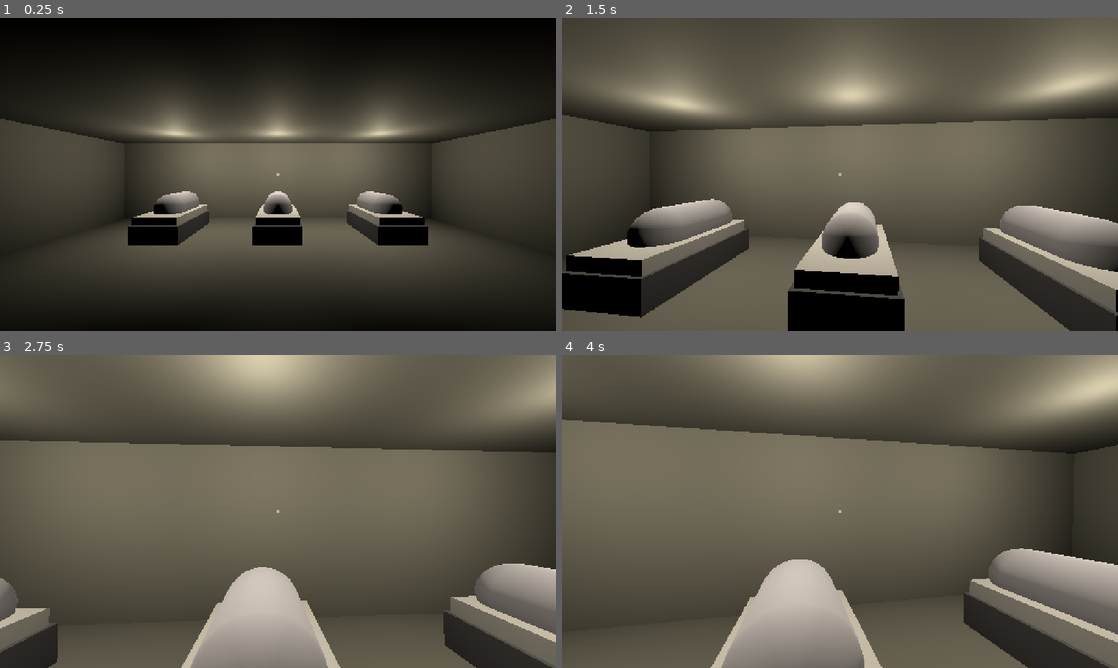
Above: before the commit, frames 1-4 (two rows, left to right).
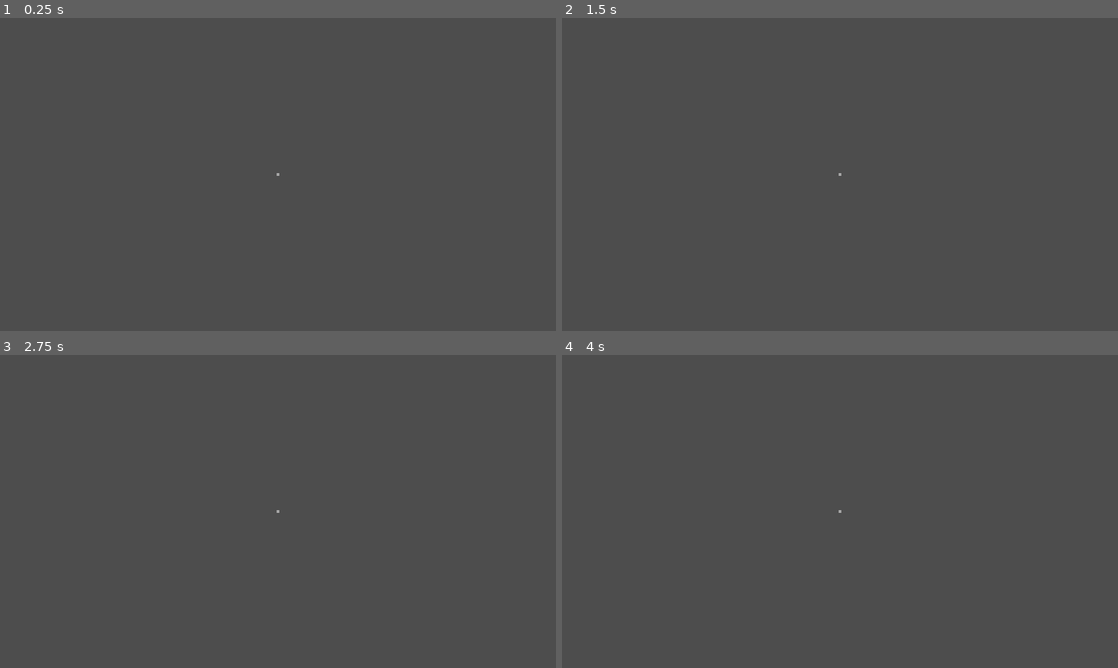
Above: after the commit, the same moments.

Repository: studioboredgames/Ward-9
Game: Godot game, scene res://scenes/main.tscn
Two runs of this game, one before a commit and one after it. Both use one fixed random seed, a clock stepped at 60 frames per second and the inputs below.
Inputs (mouse positions are in pixels of both pictures, inside the frame that each line leads up to):
- Up to frame 1 (0.25 s): no input
- Up to frame 2 (1.5 s): tap Enter at 0.5 s; move the mouse to (867, 174) at 0.52 s; hold W (move_forward) from 0.53 s (still down); move the mouse to (812, 174) at 1.27 s
- Up to frame 3 (2.75 s): keep holding W (move_forward); move the mouse to (289, 505) at 2.02 s
- Up to frame 4 (4 s): keep holding W (move_forward); tap Space at 2.75 s; move the mouse to (834, 517) at 2.77 s; tap Enter at 3.5 s; move the mouse to (878, 514) at 3.52 s

The runs differ from the first frame. In frame 1, 79% of the frame differs, in the area x 0-100%, y 0-100%; in frame 2, 59%; in frame 3, 54%; in frame 4, 60%.

Commit message:
feat: expanded ward layout and refined materials

Diff:
--- a/scenes/main.tscn
+++ b/scenes/main.tscn
@@ -1,73 +1,88 @@
-[gd_scene load_steps=11 format=3 uid="uid://main"]
+[gd_scene format=3 uid="uid://main"]
 
-[ext_resource type="Script" path="res://scripts/game_manager.gd" id="1_gm"]
-[ext_resource type="Script" path="res://scripts/phase_manager.gd" id="2_pm"]
-[ext_resource type="Script" path="res://scripts/entities/anomaly_manager.gd" id="3_am"]
-[ext_resource type="Script" path="res://scripts/entities/evaluation_manager.gd" id="4_em"]
-[ext_resource type="Script" path="res://scripts/systems/event_manager.gd" id="5_ev"]
-[ext_resource type="Script" path="res://scripts/ui/decision_ui.gd" id="6_ui"]
-[ext_resource type="Script" path="res://scripts/player/player_controller.gd" id="7_pc"]
-[ext_resource type="Script" path="res://scripts/player/interaction_system.gd" id="8_is"]
+[ext_resource type="Script" uid="uid://u63h0oafg6ca" path="res://scripts/game_manager.gd" id="1_gm"]
+[ext_resource type="Script" uid="uid://cnph7oklmld8q" path="res://scripts/phase_manager.gd" id="2_pm"]
+[ext_resource type="Script" uid="uid://gef57to302xk" path="res://scripts/entities/anomaly_manager.gd" id="3_am"]
+[ext_resource type="Script" uid="uid://cwql0fppgxl34" path="res://scripts/entities/evaluation_manager.gd" id="4_em"]
+[ext_resource type="Script" uid="uid://btwv4vhdlc6c0" path="res://scripts/systems/event_manager.gd" id="5_ev"]
+[ext_resource type="Script" uid="uid://bviy5e3sfmtkq" path="res://scripts/ui/decision_ui.gd" id="6_ui"]
+[ext_resource type="Script" uid="uid://b0wro73khc5jr" path="res://scripts/player/player_controller.gd" id="7_pc"]
+[ext_resource type="Script" uid="uid://inw62jexa77s" path="res://scripts/player/interaction_system.gd" id="8_is"]
 [ext_resource type="PackedScene" uid="uid://ward" path="res://scenes/rooms/ward.tscn" id="9_wd"]
-[ext_resource type="Script" path="res://scripts/entities/psychological_director.gd" id="10_pd"]
-[ext_resource type="Script" path="res://scripts/entities/hallucination_manager.gd" id="11_hm"]
-[ext_resource type="Script" path="res://scripts/entities/behavior_analyzer.gd" id="12_ba"]
-[ext_resource type="Script" path="res://scripts/entities/truth_instability.gd" id="13_ti"]
-[ext_resource type="Script" path="res://scripts/entities/reality_distorter.gd" id="14_rd"]
-[ext_resource type="Script" path="res://scripts/entities/player_model.gd" id="15_plm"]
-[ext_resource type="Script" path="res://scripts/entities/input_distorter.gd" id="16_id"]
+[ext_resource type="Script" uid="uid://dn3db7yho2b4y" path="res://scripts/entities/psychological_director.gd" id="10_pd"]
+[ext_resource type="Script" uid="uid://byrqwsolhfsqq" path="res://scripts/entities/hallucination_manager.gd" id="11_hm"]
+[ext_resource type="Script" uid="uid://biopwl74e6x63" path="res://scripts/entities/behavior_analyzer.gd" id="12_ba"]
+[ext_resource type="Script" uid="uid://dy2f44chsnq1p" path="res://scripts/entities/truth_instability.gd" id="13_ti"]
+[ext_resource type="Script" uid="uid://bpek2tm0git8q" path="res://scripts/entities/reality_distorter.gd" id="14_rd"]
+[ext_resource type="Script" uid="uid://sqmenk4rkmgv" path="res://scripts/entities/player_model.gd" id="15_plm"]
+[ext_resource type="Script" uid="uid://ckal2bpqyae6h" path="res://scripts/entities/input_distorter.gd" id="16_id"]
 
 [sub_resource type="CapsuleShape3D" id="CapsuleShape3D_pl"]
 radius = 0.4
 height = 1.8
 
-[node name="Main" type="Node"]
+[node name="Main" type="Node" unique_id=1440137512]
 script = ExtResource("1_gm")
 
-[node name="PhaseManager" type="Node" parent="."]
+[node name="PhaseManager" type="Node" parent="." unique_id=490726140]
 script = ExtResource("2_pm")
 
-[node name="AnomalyManager" type="Node" parent="."]
+[node name="AnomalyManager" type="Node" parent="." unique_id=1062864534]
 script = ExtResource("3_am")
 
-[node name="EvaluationManager" type="Node" parent="."]
+[node name="EvaluationManager" type="Node" parent="." unique_id=1351012621]
 script = ExtResource("4_em")
 
-[node name="EventManager" type="Node" parent="."]
+[node name="EventManager" type="Node" parent="." unique_id=337131837]
 script = ExtResource("5_ev")
 
-[node name="PsychologicalDirector" type="Node" parent="."]
+[node name="PsychologicalDirector" type="Node" parent="." unique_id=1639476196]
 script = ExtResource("10_pd")
 
-[node name="HallucinationManager" type="Node" parent="."]
+[node name="HallucinationManager" type="Node" parent="." unique_id=401436281]
 script = ExtResource("11_hm")
 
-[node name="BehaviorAnalyzer" type="Node" parent="."]
+[node name="BehaviorAnalyzer" type="Node" parent="." unique_id=1902049776]
 script = ExtResource("12_ba")
 
-[node name="TruthInstability" type="Node" parent="."]
+[node name="TruthInstability" type="Node" parent="." unique_id=1288928399]
 script = ExtResource("13_ti")
 
-[node name="RealityDistorter" type="Node" parent="."]
+[node name="RealityDistorter" type="Node" parent="." unique_id=1786189631]
 script = ExtResource("14_rd")
 
-[node name="PlayerModel" type="Node" parent="."]
+[node name="PlayerModel" type="Node" parent="." unique_id=904364885]
 script = ExtResource("15_plm")
 
-[node name="InputDistorter" type="Node" parent="."]
+[node name="InputDistorter" type="Node" parent="." unique_id=537628474]
 script = ExtResource("16_id")
 
-[node name="AmbientPlayer" type="AudioStreamPlayer" parent="."]
+[node name="AmbientPlayer" type="AudioStreamPlayer" parent="." unique_id=132909958]
 volume_db = -15.0
 autoplay = true
 
-[node name="World" type="Node3D" parent="."]
+[node name="World" type="Node3D" parent="." unique_id=1681413012]
 
-[node name="Ward" parent="World" instance=ExtResource("9_wd")]
+[node name="Ward" parent="World" unique_id=1146479684 instance=ExtResource("9_wd")]
 
-[node name="CanvasLayer" type="CanvasLayer" parent="."]
+[node name="Player" type="CharacterBody3D" parent="World" unique_id=1019382301 groups=["player"]]
+transform = Transform3D(1, 0, 0, 0, 1, 0, 0, 0, 1, 0, 0, 3)
+script = ExtResource("7_pc")
 
-[node name="Crosshair" type="ColorRect" parent="CanvasLayer" groups=["crosshair"]]
+[node name="CollisionShape3D" type="CollisionShape3D" parent="World/Player" unique_id=1654963987]
+transform = Transform3D(1, 0, 0, 0, 1, 0, 0, 0, 1, 0, 0.9, 0)
+shape = SubResource("CapsuleShape3D_pl")
+
+[node name="Camera3D" type="Camera3D" parent="World/Player" unique_id=207640640 groups=["player_camera"]]
+transform = Transform3D(1, 0, 0, 0, 1, 0, 0, 0, 1, 0, 1.7, 0)
+
+[node name="InteractionSystem" type="Node" parent="World/Player" unique_id=1562100742 groups=["interaction_system"]]
+script = ExtResource("8_is")
+camera_path = NodePath("../Camera3D")
+
+[node name="CanvasLayer" type="CanvasLayer" parent="." unique_id=1175305607]
+
+[node name="Crosshair" type="ColorRect" parent="CanvasLayer" unique_id=1823882162 groups=["crosshair"]]
 custom_minimum_size = Vector2(4, 4)
 anchors_preset = 8
 anchor_left = 0.5
@@ -83,7 +98,7 @@
 mouse_filter = 2
 color = Color(1, 1, 1, 0.498039)
 
-[node name="DecisionUI" type="Control" parent="CanvasLayer" groups=["decision_ui"]]
+[node name="DecisionUI" type="Control" parent="CanvasLayer" unique_id=1878326106 groups=["decision_ui"]]
 visible = false
 layout_mode = 3
 anchors_preset = 15
@@ -93,7 +108,7 @@
 grow_vertical = 2
 script = ExtResource("6_ui")
 
-[node name="PromptContainer" type="VBoxContainer" parent="CanvasLayer/DecisionUI"]
+[node name="PromptContainer" type="VBoxContainer" parent="CanvasLayer/DecisionUI" unique_id=53497640]
 layout_mode = 1
 anchors_preset = 8
 anchor_left = 0.5
@@ -107,25 +122,10 @@
 grow_horizontal = 2
 grow_vertical = 2
 
-[node name="AnomalyButton" type="Button" parent="CanvasLayer/DecisionUI/PromptContainer"]
+[node name="AnomalyButton" type="Button" parent="CanvasLayer/DecisionUI/PromptContainer" unique_id=261818176]
 layout_mode = 2
 text = "Something Wrong"
 
-[node name="NormalButton" type="Button" parent="CanvasLayer/DecisionUI/PromptContainer"]
+[node name="NormalButton" type="Button" parent="CanvasLayer/DecisionUI/PromptContainer" unique_id=2143841009]
 layout_mode = 2
 text = "All Normal"
-
-[node name="Player" type="CharacterBody3D" parent="World" groups=["player"]]
-transform = Transform3D(1, 0, 0, 0, 1, 0, 0, 0, 1, 0, 0, 3)
-script = ExtResource("7_pc")
-
-[node name="CollisionShape3D" type="CollisionShape3D" parent="World/Player"]
-transform = Transform3D(1, 0, 0, 0, 1, 0, 0, 0, 1, 0, 0.9, 0)
-shape = SubResource("CapsuleShape3D_pl")
-
-[node name="Camera3D" type="Camera3D" parent="World/Player" groups=["player_camera"]]
-transform = Transform3D(1, 0, 0, 0, 1, 0, 0, 0, 1, 0, 1.7, 0)
-
-[node name="InteractionSystem" type="Node" parent="World/Player" groups=["interaction_system"]]
-script = ExtResource("8_is")
-camera_path = NodePath("../Camera3D")
--- a/scenes/rooms/ward.tscn
+++ b/scenes/rooms/ward.tscn
@@ -12,14 +12,33 @@
 radius = 0.4
 height = 1.8
 
-[sub_resource type="StandardMaterial3D" id="StandardMaterial3D_pt"]
-albedo_color = Color(0.8, 0.8, 0.9, 1)
+[sub_resource type="StandardMaterial3D" id="StandardMaterial3D_floor"]
+albedo_color = Color(0.7, 0.72, 0.75, 1)
+metallic = 0.2
+roughness = 0.1
+
+[sub_resource type="StandardMaterial3D" id="StandardMaterial3D_walls"]
+albedo_color = Color(0.9, 0.92, 0.95, 1)
+metallic = 0.1
+roughness = 0.8
+uv1_scale = Vector3(10, 10, 10)
+
+[sub_resource type="StandardMaterial3D" id="StandardMaterial3D_monitor"]
+albedo_color = Color(0, 0, 0, 1)
+emission_enabled = true
+emission = Color(0, 1, 0, 1)
+emission_energy_multiplier = 2.0
+
+[sub_resource type="StandardMaterial3D" id="StandardMaterial3D_curtain"]
+albedo_color = Color(0.85, 0.87, 0.9, 0.8)
+transparency = 1
 
 [node name="Ward" type="Node3D"]
 
 [node name="Floor" type="CSGBox3D" parent="."]
 use_collision = true
 size = Vector3(12, 0.1, 10)
+material = SubResource("StandardMaterial3D_floor")
 
 [node name="Ceiling" type="CSGBox3D" parent="."]
 transform = Transform3D(1, 0, 0, 0, 1, 0, 0, 0, 1, 0, 3, 0)
@@ -30,21 +49,30 @@
 transform = Transform3D(1, 0, 0, 0, 1, 0, 0, 0, 1, 0, 1.5, -5)
 use_collision = true
 size = Vector3(12, 3, 0.1)
+material = SubResource("StandardMaterial3D_walls")
 
 [node name="Wall_South" type="CSGBox3D" parent="."]
 transform = Transform3D(1, 0, 0, 0, 1, 0, 0, 0, 1, 0, 1.5, 5)
 use_collision = true
 size = Vector3(12, 3, 0.1)
+material = SubResource("StandardMaterial3D_walls")
+
+[node name="Door_Hallway" type="CSGBox3D" parent="Wall_South"]
+transform = Transform3D(1, 0, 0, 0, 1, 0, 0, 0, 1, 0, -0.4, 0)
+operation = 2
+size = Vector3(1.5, 2.2, 0.2)
 
 [node name="Wall_West" type="CSGBox3D" parent="."]
 transform = Transform3D(-4.37114e-08, 0, 1, 0, 1, 0, -1, 0, -4.37114e-08, -6, 1.5, 0)
 use_collision = true
 size = Vector3(10, 3, 0.1)
+material = SubResource("StandardMaterial3D_walls")
 
 [node name="Wall_East" type="CSGBox3D" parent="."]
 transform = Transform3D(-4.37114e-08, 0, 1, 0, 1, 0, -1, 0, -4.37114e-08, 6, 1.5, 0)
 use_collision = true
 size = Vector3(10, 3, 0.1)
+material = SubResource("StandardMaterial3D_walls")
 
 [node name="PatientUnit_A" type="Node3D" parent="."]
 transform = Transform3D(1, 0, 0, 0, 1, 0, 0, 0, 1, -3, 0, -3)
@@ -127,5 +155,45 @@
 
 [node name="BedLight" type="OmniLight3D" parent="PatientUnit_C" groups=["bed_light"]]
 transform = Transform3D(1, 0, 0, 0, 1, 0, 0, 0, 1, 0, 2.5, 0)
-light_color = Color(1, 0.95, 0.8, 1)
+light_color = Color(0.8, 0.9, 1, 1)
 script = ExtResource("3_fl")
+
+# ─── New Spatial Layout ───
+
+[node name="Hallway" type="Node3D" parent="."]
+transform = Transform3D(1, 0, 0, 0, 1, 0, 0, 0, 1, 0, 0, 10)
+
+[node name="Hall_Floor" type="CSGBox3D" parent="Hallway"]
+use_collision = true
+size = Vector3(3, 0.1, 10)
+material = SubResource("StandardMaterial3D_floor")
+
+[node name="Hall_Wall_L" type="CSGBox3D" parent="Hallway"]
+transform = Transform3D(1, 0, 0, 0, 1, 0, 0, 0, 1, -1.5, 1.5, 0)
+use_collision = true
+size = Vector3(0.1, 3, 10)
+material = SubResource("StandardMaterial3D_walls")
+
+[node name="Hall_Wall_R" type="CSGBox3D" parent="Hallway"]
+transform = Transform3D(1, 0, 0, 0, 1, 0, 0, 0, 1, 1.5, 1.5, 0)
+use_collision = true
+size = Vector3(0.1, 3, 10)
+material = SubResource("StandardMaterial3D_walls")
+
+[node name="StaffRoom" type="Node3D" parent="."]
+transform = Transform3D(1, 0, 0, 0, 1, 0, 0, 0, 1, 0, 0, 17)
+
+[node name="Staff_Floor" type="CSGBox3D" parent="StaffRoom"]
+use_collision = true
+size = Vector3(4, 0.1, 4)
+material = SubResource("StandardMaterial3D_floor")
+
+[node name="Staff_Wall_N" type="CSGBox3D" parent="StaffRoom"]
+transform = Transform3D(1, 0, 0, 0, 1, 0, 0, 0, 1, 0, 1.5, -2)
+use_collision = true
+size = Vector3(4, 3, 0.1)
+material = SubResource("StandardMaterial3D_walls")
+
+[node name="Door_Staff" type="CSGBox3D" parent="StaffRoom/Staff_Wall_N"]
+operation = 2
+size = Vector3(1.2, 2.2, 0.2)
